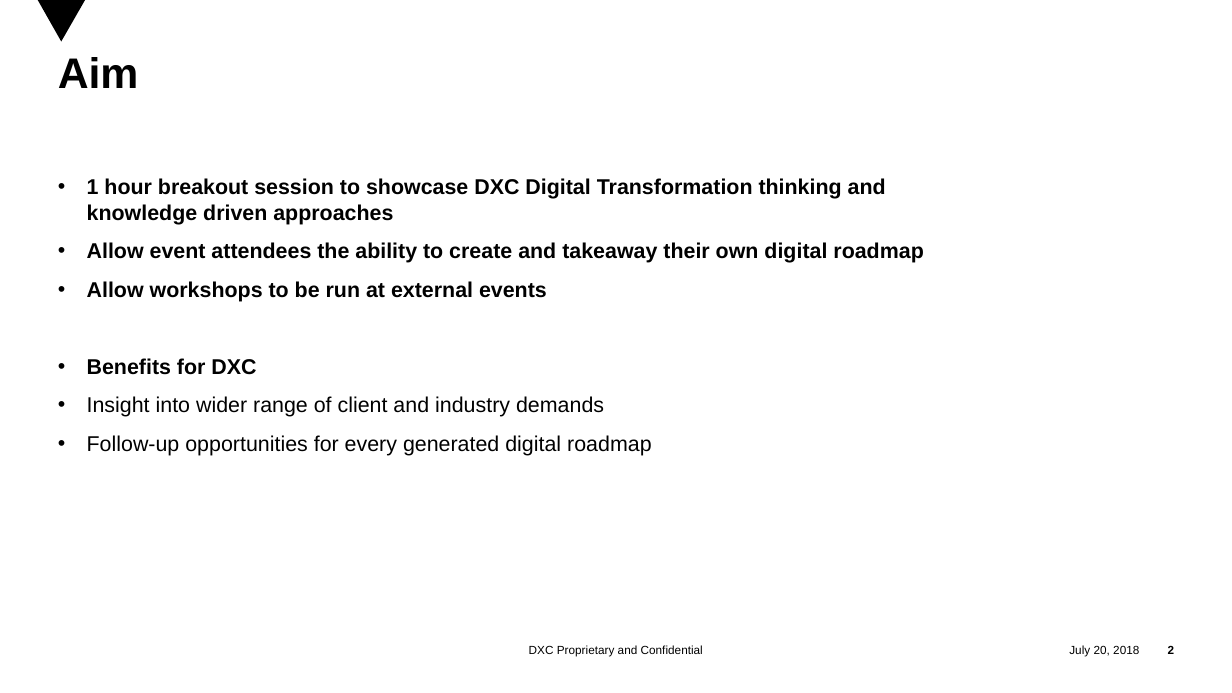
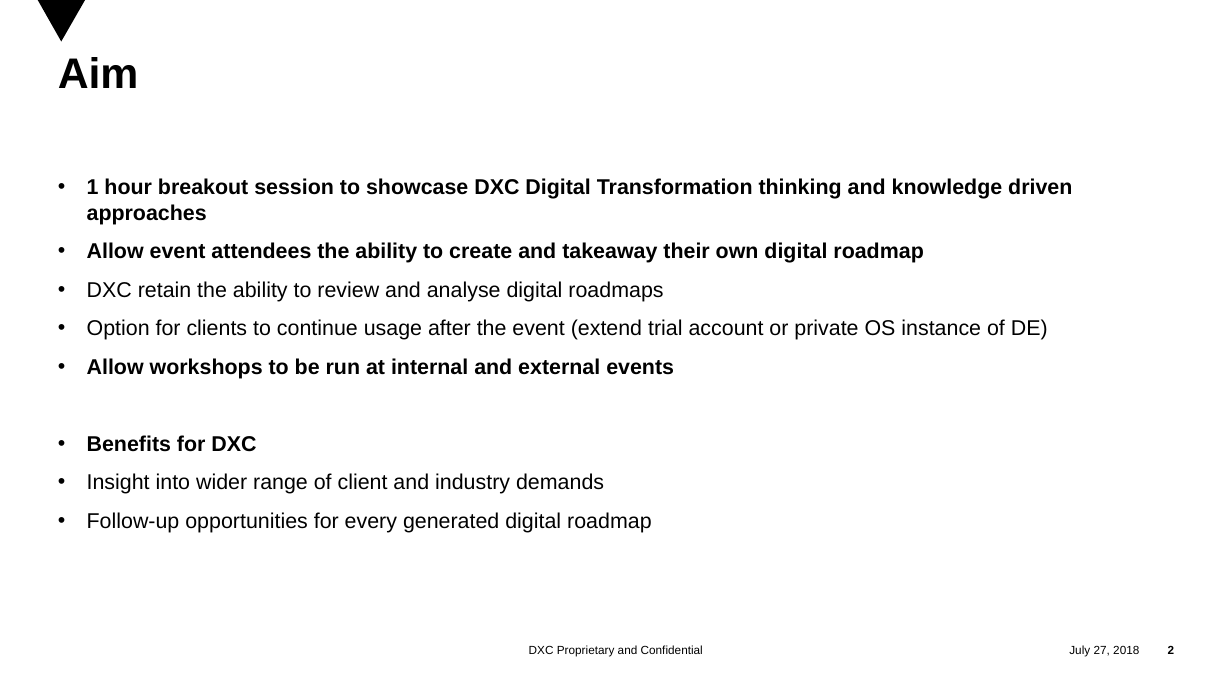
Before and after one commit to EnglishSid/DigitalExplorerDevNotes, a slide deck: slide 2 of Platform/EventsInstance/DXC Digital Roadmaps.pptx. Drawn at 1232x693 pixels with LibreOffice and Linux fonts; fonts in the diff are those of the drawing; background and template pictures are left out. Boxes give left, top, right and bottom in pixels: in the first picture for what was removed or moved away, otherwise in the second. Text is boxed around its words. In the diff, an @@ line names an element or a change of style, - is before the commit and + after.

```diff
--- a/Platform/EventsInstance/DXC Digital Roadmaps.pptx
+++ b/Platform/EventsInstance/DXC Digital Roadmaps.pptx
@@ text at [87, 281, 1048, 379]: text changed; bold off @@
-• Allow workshops to be run at external events
+  • DXC retain the ability to review and analyse digital roadmaps
+  • Option for clients to continue usage after the event (extend trial account or private OS instance of DE)
+• Allow workshops to be run at internal and external events
@@ text at [1069, 645, 1139, 657]: text changed @@
-July 20, 2018
+July 27, 2018
```
Also in this commit, not shown: 6 other slides changed, 1 slide added, 13 other files.
